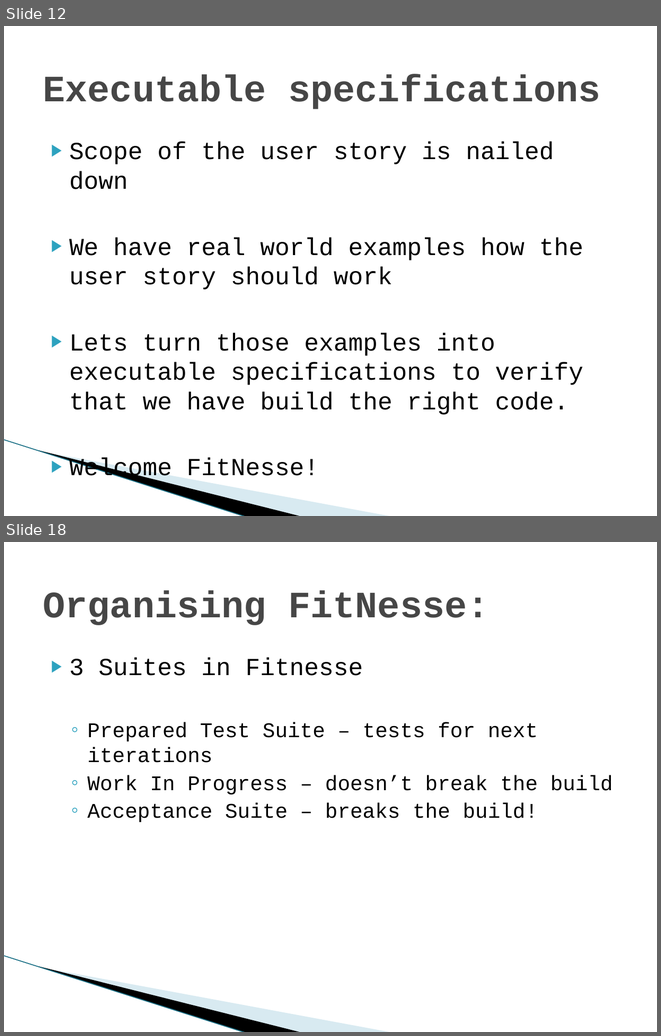
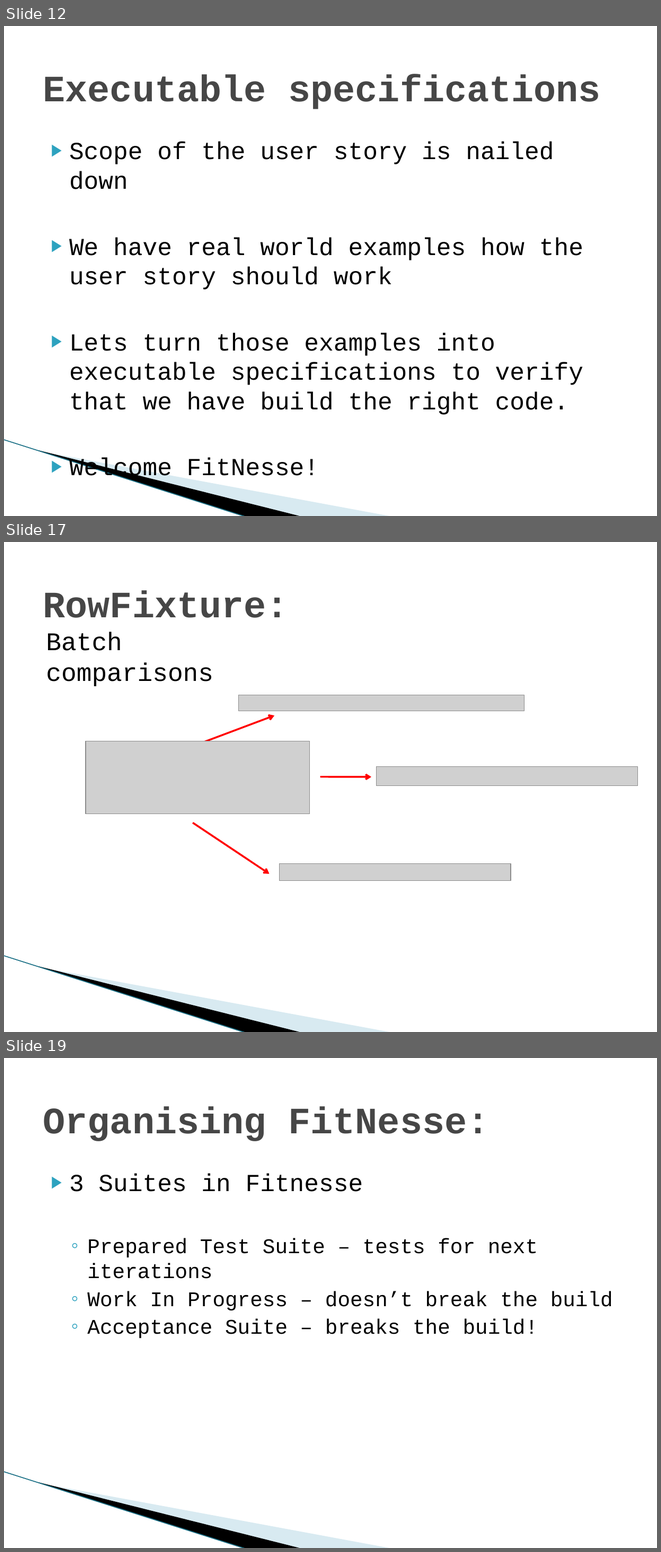
Before and after one commit to michelgrootjans/agileacceptancetesting, a slide deck: Slides/20090514_iLearn_AgileAcceptanceTesting.pptx. Shown one above the other, each under a label of ours: slides 12 and 18 before the commit, slides 12, 17 and 19 after it; the slides between them are not shown. The pictures are 661x1036 and 661x1552 pixels, drawn with LibreOffice and Linux fonts; fonts in the diff are those of the drawing; grey boxes stand for pictures; background and template pictures are left out. Boxes give left, top, right and bottom in pixels: in the first picture for what was removed or moved away, otherwise in the second. Text is boxed around its words. In the diff, an @@ line names an element or a change of style, - is before the commit and + after.

```diff
--- a/Slides/20090514_iLearn_AgileAcceptanceTesting.pptx
+++ b/Slides/20090514_iLearn_AgileAcceptanceTesting.pptx
@@ slide 17 added at (x1=4, y1=542, x2=657, y2=1032), background #FFFFFF; not listed: 3 template elements that a slide beside it also shows @@
@@ title added at (x1=43, y1=590, x2=289, y2=618), 41 pt, text #464646, bold @@
+RowFixture:
@@ text added at (x1=46, y1=632, x2=213, y2=686), 28 pt, text #000000 @@
+Batch comparisons
@@ picture added at (x1=238, y1=695, x2=524, y2=711) @@
@@ arrow added from (193, 746) to (274, 716), #FF0000 2 pt @@
@@ picture added at (x1=86, y1=741, x2=310, y2=814) @@
@@ arrow added from (320, 776) to (372, 777), #FF0000 2 pt @@
@@ picture added at (x1=376, y1=767, x2=637, y2=786) @@
@@ arrow added from (193, 823) to (269, 874), #FF0000 2 pt @@
@@ picture added at (x1=280, y1=863, x2=511, y2=880) @@
@@ what was slide 18 is now slide 19 @@
```
Also in this commit, not shown: 3 slides changed, 4 other slides added, 3 slides removed.
